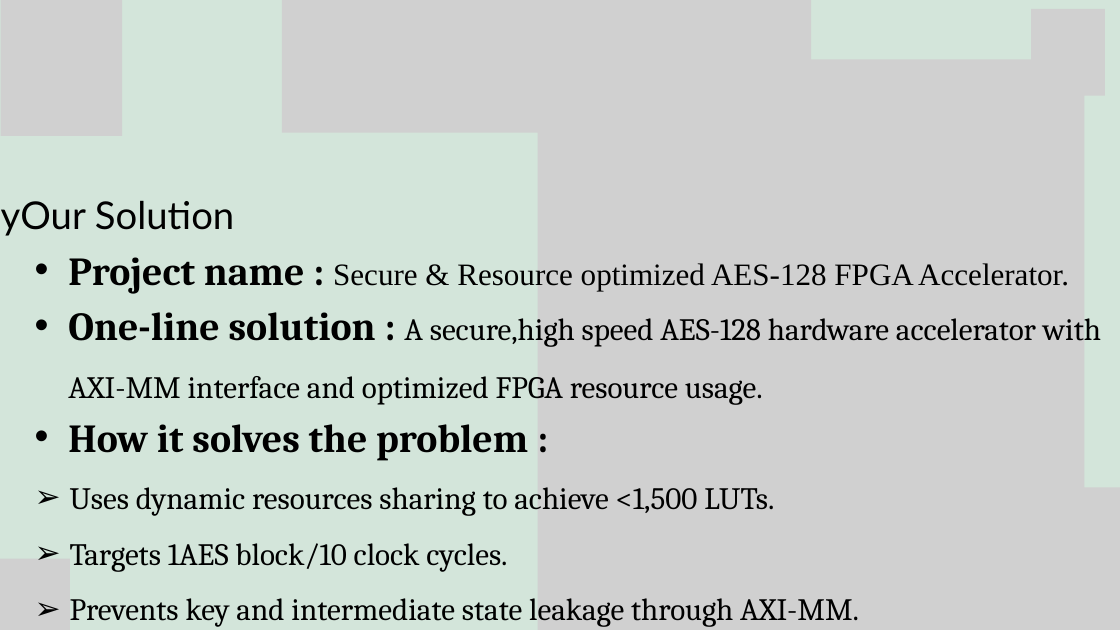
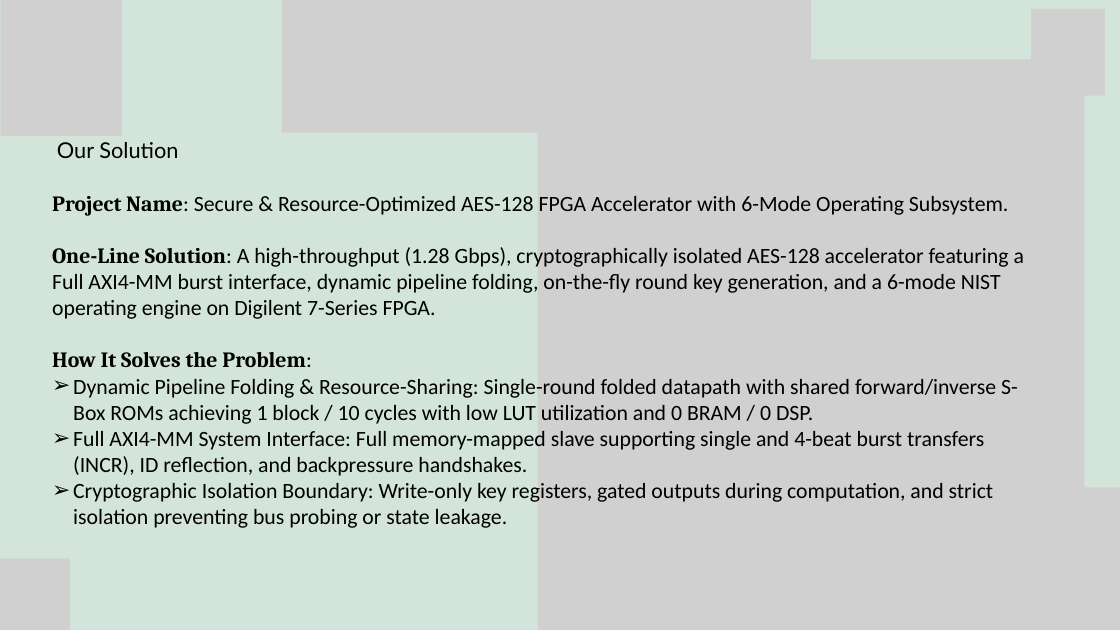
Before and after one commit to SudarsanamR/Veltraxx-26, a slide deck: slide 3 of presentation/RTL REBELS.pptx. Drawn at 1120x630 pixels with LibreOffice and Linux fonts; fonts in the diff are those of the drawing; grey boxes stand for pictures. Boxes give left, top, right and bottom in pixels: in the first picture for what was removed or moved away, otherwise in the second. Text is boxed around its words. In the diff, an @@ line names an element or a change of style, - is before the commit and + after.

Commit message:
PPT Change

```diff
--- a/presentation/RTL REBELS.pptx
+++ b/presentation/RTL REBELS.pptx
@@ text at bbox=[52, 142, 1024, 528]: text changed; size 40 to 28 pt; font Cambria to Calibri @@
-yOur Solution
-  • Project name : Secure & Resource optimized AES-128 FPGA Accelerator.
-  • One-line solution : A secure,high speed AES-128 hardware accelerator with AXI-MM interface and optimized FPGA resource usage.
-  • How it solves the problem :
-  ➢ Uses dynamic resources sharing to achieve <1,500 LUTs.
-  ➢ Targets 1AES block/10 clock cycles.
-  ➢ Prevents key and intermediate state leakage through AXI-MM.
+Our Solution
+Project Name: Secure & Resource-Optimized AES-128 FPGA Accelerator with 6-Mode Operating Subsystem.
+One-Line Solution: A high-throughput (1.28 Gbps), cryptographically isolated AES-128 accelerator featuring a Full AXI4-MM burst interface, dynamic pipeline folding, on-the-fly round key generation, and a 6-mode NIST operating engine on Digilent 7-Series FPGA.
+How It Solves the Problem:
+➢ Dynamic Pipeline Folding & Resource-Sharing: Single-round folded datapath with shared forward/inverse S-Box ROMs achieving 1 block / 10 cycles with low LUT utilization and 0 BRAM / 0 DSP.
+➢ Full AXI4-MM System Interface: Full memory-mapped slave supporting single and 4-beat burst transfers (INCR), ID reflection, and backpressure handshakes.
+➢ Cryptographic Isolation Boundary: Write-only key registers, gated outputs during computation, and strict isolation preventing bus probing or state leakage.
```
Also in this commit, not shown: 5 other slides changed, 1 slide removed, 1 other file.
